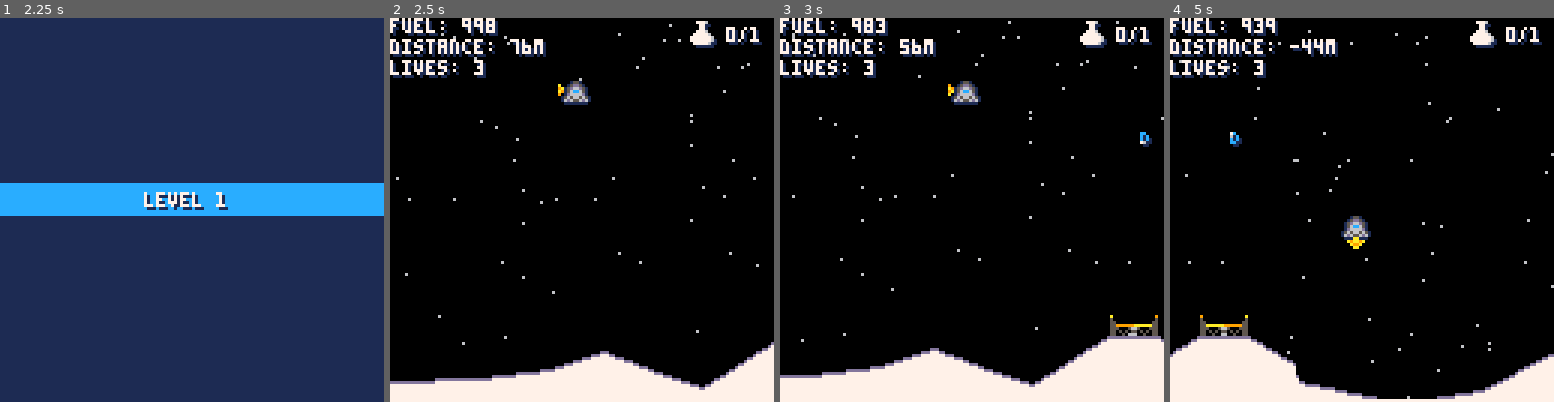
Above: before the commit, frames 1-4 (left to right).
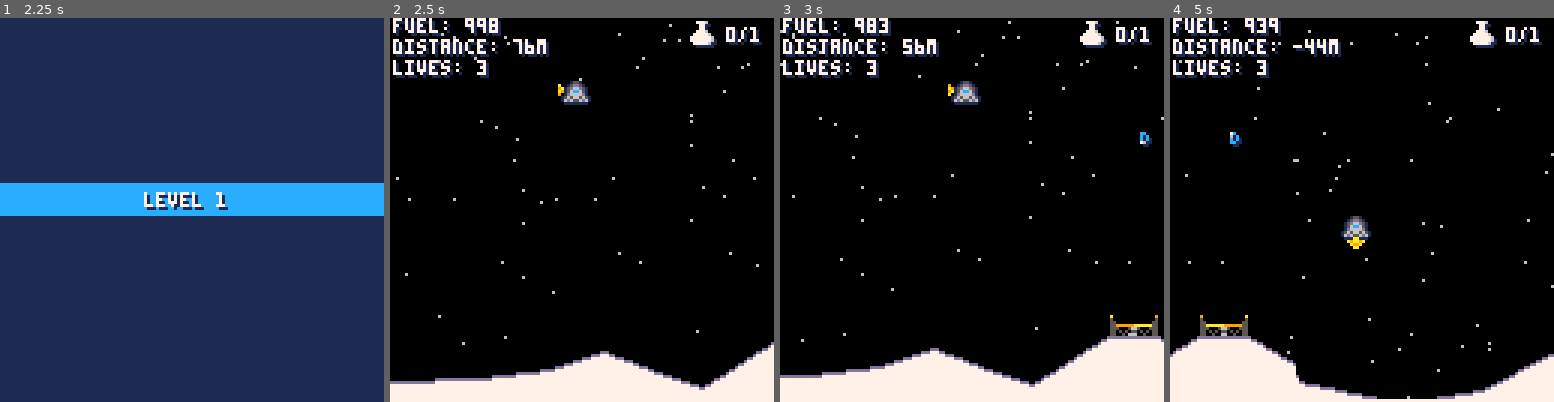
Above: after the commit, the same moments.

Repository: lewsid/moon-missions
Game: PICO-8 cartridge munlander.p8
Two runs of this game, one before a commit and one after it. Both use one fixed random seed, a clock stepped at 60 frames per second and the inputs below.
Inputs:
- Up to frame 1 (2.25 s): tap X (X key) at 0.33, 1.07, 1.85 s; hold Right 1.6-2.1 s; hold Up from 2.15 s (still down)
- Up to frame 2 (2.5 s): release Up at 2.42 s; hold Right from 2.47 s (still down)
- Up to frame 3 (3 s): keep holding Right; tap X (X key) at 2.97 s
- Up to frame 4 (5 s): release Right at 3.03 s; hold Left 3.08-3.58 s; hold Right 4.02-4.68 s; tap X (X key) at 4.08 s; hold Up from 4.73 s (still down)

Frame 1 is identical in both runs. In frame 2, 2.6% of the frame differs, in the area x 0-42%, y 0-16%; in frame 3, 2.6%; in frame 4, 2.7%, in the area x 0-45%, y 0-16%.

Commit message:
puny font on level end

Diff:
--- a/munlander.p8
+++ b/munlander.p8
@@ -39,7 +39,6 @@
 end
 
 function _draw()
-	cls(0)
 	draw_start()
 end
 
@@ -562,41 +561,50 @@
 
 --handle initial draw state
 function draw_start()
-	--stars forever
-	--foreach(stars, draw_star)
-	draw_stars()
-
 	if(config.game_state!="game-intro") then
+		--game in progress
+		cls(0)
+		draw_stars()
 		draw_ship()
 		draw_pad()
 		draw_ground()
 		draw_pickups()
 	elseif(config.game_state=="game-intro") then
+		--intro moon slide
+		cls(0)
+		draw_stars()
 		draw_game_intro()
 	end
 
 	if(config.game_state=="levelintro") then
-		cls(1)
-		draw_banner(banner.intro,
-			"level "..config.level,48,5,true)
-		start_timer()
-
-		if(get_seconds()==2) then
-			config.game_state="started"
-		end
+		draw_level_intro()
 	elseif(config.game_state=="started") then
+		--game in progress
 		draw_interface()
 	elseif(config.game_state=="over-good"
 		or config.game_state=="over-bad") then
+		--ship landed/crashed
 		draw_interface()
 		draw_level_end()
 	elseif(config.game_state=="game-over") then
+		--no more lives
 		draw_interface()
 		draw_game_over()
 	end
 end
 
---draw game intro
+function draw_level_intro()
+	--level splash
+	cls(1)
+	draw_banner(banner.intro,
+		"level "..config.level,48,5,1)
+	start_timer()
+
+	if(get_seconds()==2) then
+		config.game_state="started"
+	end
+end
+
 function draw_game_intro()
 	spr(intro.moon_sprite,0,intro.moon_y,
 		intro.moon_width,intro.moon_height)
@@ -606,15 +614,22 @@
  		intro.moon_y-=1
  	else
  		--draw logo and info text
- 		line(0,24,31,24,12)
- 		line(95,24,128,24,12)
- 		spr(intro.logo_sprite,28,8,
+		spr(intro.logo_sprite,28,8,
  			intro.logo_width,intro.logo_height)
 		draw_banner(banner.start,
-			"by smolboi games",33,-18,true)
+			"by smolboi games",33,-18,5)
 		draw_banner(banner.subhead,
-			"ver "..version.." 2020",33,64,true)
-
+			"ver "..version.." 2020",33,64,false)
+
+		--draw borders
+ 		line(0,24,31,24,12)
+ 		line(95,24,127,24,12)
+ 		--line(1,0,126,0,12)
+ 		--line(0,1,0,126,12)
+ 		--line(1,127,126,127,12)
+ 		--line(127,126,127,1,12)
+
+ 		--that retro gudness
 		if(upkeep.seconds%2<1) then
 			print("[press ❎ to start]",28,54,1)
  			print("[press ❎ to start]",27,53,10)
@@ -626,17 +641,17 @@
 function draw_interface()
 	--status
 	print("fuel: "..ship.fuel,
-		cam.x+1,cam.y+1,1)
+		cam.x+2,cam.y+1,1)
 	print("fuel: "..ship.fuel,
-		cam.x,cam.y,7)
+		cam.x+1,cam.y,7)
 	print("distance: "..ceil(pad.x-ship.x+4).."m",
-		cam.x+1,cam.y+8,1)
+		cam.x+2,cam.y+8,1)
 	print("distance: "..ceil(pad.x-ship.x+4).."m",
-		cam.x,cam.y+7,7)
+		cam.x+1,cam.y+7,7)
 	print("lives: "..config.lives,
-		cam.x+1,cam.y+15,1)
+		cam.x+2,cam.y+15,1)
 	print("lives: "..config.lives,
-		cam.x,cam.y+14,7)
+		cam.x+1,cam.y+14,7)
 	print(config.collected.."/"..
 		#pickups,cam.x+113,cam.y+4,1)
 	print(config.collected.."/"..
@@ -662,37 +677,37 @@
 		calc_score()
 
 		draw_banner(banner.good,
-			"mission accomplished",23,-30,true)
+			"mission accomplished",23,-30,5)
 		draw_banner(banner.subhead,
 			"distance: "..pad.x-config.start_x.."m ("..((pad.x-config.start_x)*10)..")",
-			26,-19,true)
+			26,-19,false)
 		draw_banner(banner.subhead,
 			"fuel: "..ship.fuel.." ("..(ship.fuel*10)..")",
-			34,-8,true)
+			34,-8,false)
 		draw_banner(banner.subhead,
 			"data collected: "..config.collected.."/"..#pickups.." (x"..config.collected..")",
-			16,3,true)
+			16,3,false)
 		draw_banner(banner.intro,
 			"score: "..config.score,
-			40,14,true)
+			40,14,1)
 		draw_banner(banner.start,
-			"press ❎ to continue",24,25,true)
+			"press ❎ to continue",24,25,1)
 	elseif(config.game_state=="over-bad" or
 		config.game_state=="over-okay") then
 		draw_banner(banner.bad,
-			"mission failed",34,-6,true)
+			"mission failed",34,-6,5)
 		draw_banner(banner.start,
-			"press ❎ to try again",21,5,true)
+			"press ❎ to try again",21,5,1)
  	end
 end
 
 function draw_game_over()
 	draw_banner(banner.bad,
-		"game over",45,-10,true)
+		"game over",45,-10,1)
 	draw_banner(banner.subhead,
-		"final score: "..config.score,30,1,true)
+		"final score: "..config.score,30,1,1)
 	draw_banner(banner.start,
-		"press ❎ to reset",31,16,true)
+		"press ❎ to reset",31,16,1)
 end
 
 --draw our wee spaceship
@@ -843,7 +858,9 @@
 		cam.x+banner.right,60+offset_y,color)
 
 	if(banner.left>=128) then
-		if(dropshadow) print(message,cam.x+offset_x+1,54+offset_y,1)
+		if(dropshadow) then
+			print(message,cam.x+offset_x+1,54+offset_y,dropshadow)
+		end
  		print(message,cam.x+offset_x,
  			53+offset_y,text_color)
 	end
